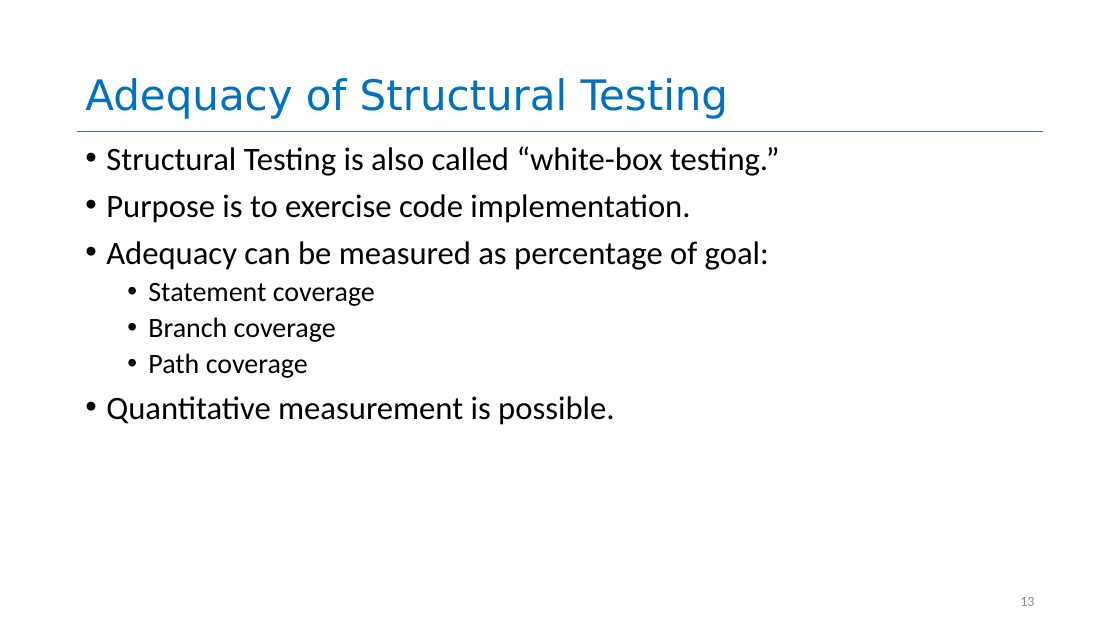
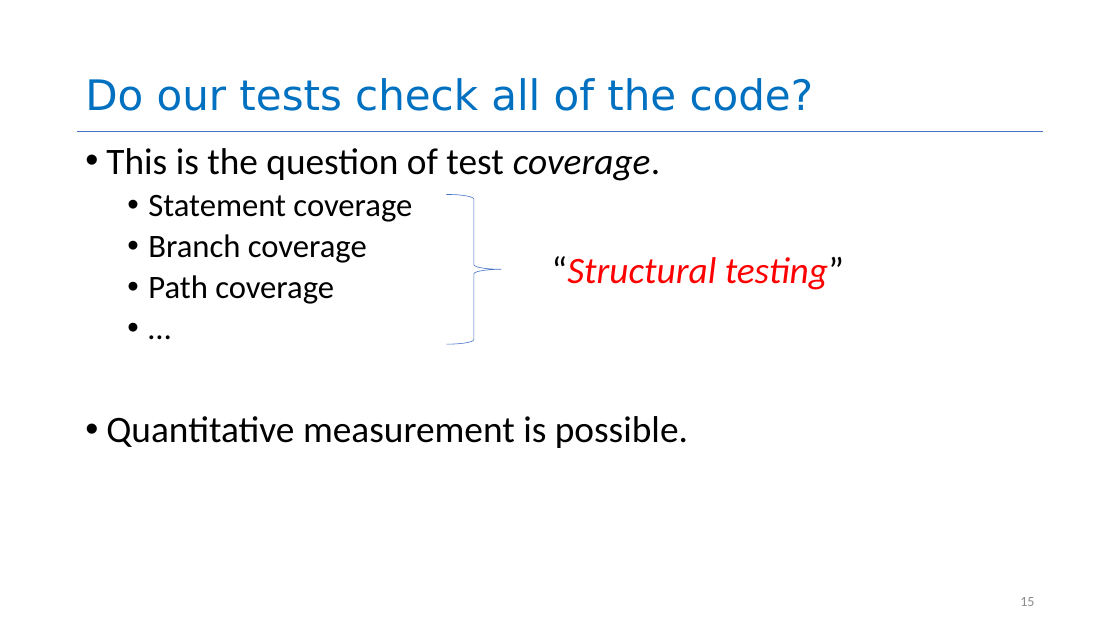
Before and after one commit to neu-se/CS4530-Spring-2022, a slide deck: slide 15 of Slides/Lesson 5.2 Evaluating Tests.pptx (slide 13 before the commit). Drawn at 1120x630 pixels with LibreOffice and Linux fonts; fonts in the diff are those of the drawing. Boxes give left, top, right and bottom in pixels: in the first picture for what was removed or moved away, otherwise in the second. Text is boxed around its words. In the diff, an @@ line names an element or a change of style, - is before the commit and + after.

```diff
--- a/Slides/Lesson 5.2 Evaluating Tests.pptx
+++ b/Slides/Lesson 5.2 Evaluating Tests.pptx
@@ title at bbox=[85, 78, 813, 111]: text changed @@
-Adequacy of Structural Testing
+Do our tests check all of the code?
@@ text at bbox=[106, 148, 688, 448]: paragraph added @@
+  • …
@@ text at bbox=[106, 148, 660, 181]: text changed; size 28 to 32 pt @@
-• Structural Testing is also called “white-box testing.”
-• Purpose is to exercise code implementation.
-• Adequacy can be measured as percentage of goal:
+• This is the question of test coverage.
@@ text at bbox=[106, 194, 688, 448]: size 24 to 28 pt in "Statement coverage", "Branch coverage", "Path coverage"; size 28 to 32 pt in "Quantitative measurement is possible." @@
@@ right brace added at bbox=[447, 195, 502, 344], outline #4472C4 0.5 pt @@
@@ text added at bbox=[552, 256, 844, 290], 32 pt, text #FF0000, italic @@
+“Structural testing”
```
Also in this commit, not shown: 16 other slides changed, 14 slides added, 7 slides removed.
